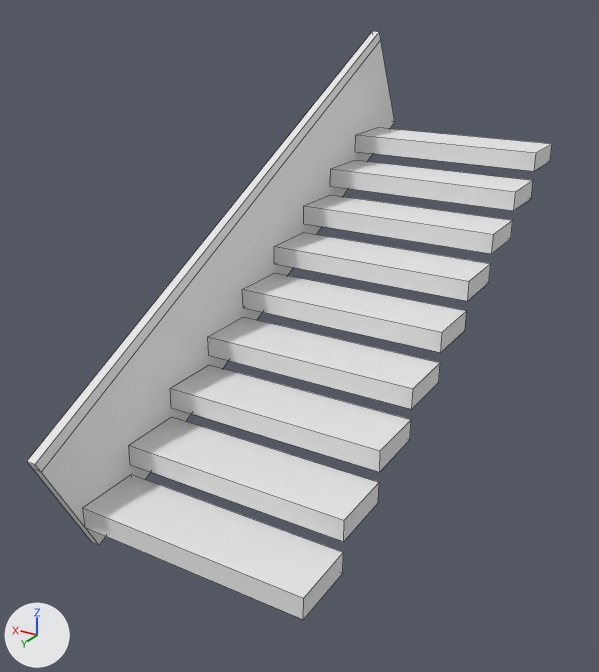
The Blender file working/subahu/Staircase/Staircase.blend as it was, and as the next commit left it.
The view is the same before and after, from a 50 mm camera at (-5.67, 9.84, 6.31) aimed at (-0.12, 0.59, 1.68). Lighting does not change. The marker at lower left points along +X, +Y and +Z. Mesh edges are drawn as thin lines.

The older version as bpy lines, for what is in view:
```python
me_cube = bpy.data.meshes.new('Cube')
me_cube.from_pydata(...)  # a box spanning x -1.0..1.0, y 3.93..5.93, z -1.0..1.0
me_cube.materials.append(mat_material)  # its picture is missing
me_cube_001 = bpy.data.meshes.new('Cube.001')
me_cube_001.from_pydata(...)  # 12 vertices, 10 faces; spans x -1.0..1.0, y -1.0..1.0, z -1.0..1.18
me_cube_001.materials.append(mat_material_001)  # its picture is missing
ob_cube = bpy.data.objects.new('Cube', me_cube)
ob_cube.location = (-0.57, 1.26, 0.2)
ob_cube.scale = (1.58, 0.441, 0.145)
_m = ob_cube.modifiers.new('Array', 'ARRAY')
_m.count = 9
_m.constant_offset_displace = (0.0, 0.0, 0.0)
_m.relative_offset_displace = (0.0, -1.0, 1.5)
ob_cube_001 = bpy.data.objects.new('Cube.001', me_cube_001)
ob_cube_001.location = (1.06, -0.16, 2.5)
ob_cube_001.rotation_euler = (-0.459, 0.0, 0.0)  # degrees (-26, 0, 0)
ob_cube_001.scale = (0.0654, 4.71, 0.835)
```
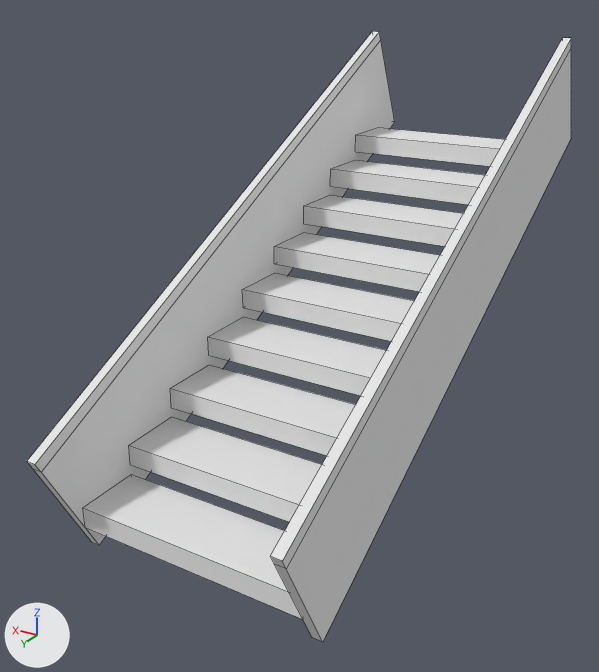
Pixel boxes (x1, y1, x2, y2) of what changed, in the pictures (599 x 672 px):
```json
{"object": "Cube.001", "change": "reshaped", "before": [27, 31, 395, 545], "after": [27, 31, 571, 642], "on screen": "48% wider, 19% taller"}
{"part": 1, "of": "me_cube_001", "change": "added", "after": [270, 38, 571, 642]}
```

Scene script edits in JSON lines:
```json
{"block": "me_cube_001", "where": "me_cube_001.from_pydata(...)  # 12 vertices, 10 faces; spans x -1.0..1.0, y -1.0..1.0, z -1.0..1.18"}
{"block": "me_cube_001", "where": "# used by ob_cube_001; location = (1.06, -0.16, 2.5); rotation_euler = (-0.459, 0.0, 0.0), in degrees (-26, 0, 0); scale = (0.0654, 4.71, 0.835)"}
{"block": "me_cube_001", "change": "me_cube_001 part 1: the loose piece of 12 vertices spanning x -1.0..1.0, y -1.0..1.0, z -1.0..1.18 is copied, and the copy is moved by (-50.0, 0.0, 0.0); it spans x -51.0..-49.0, y -1.0..1.0, z -1.0..1.18"}
```
